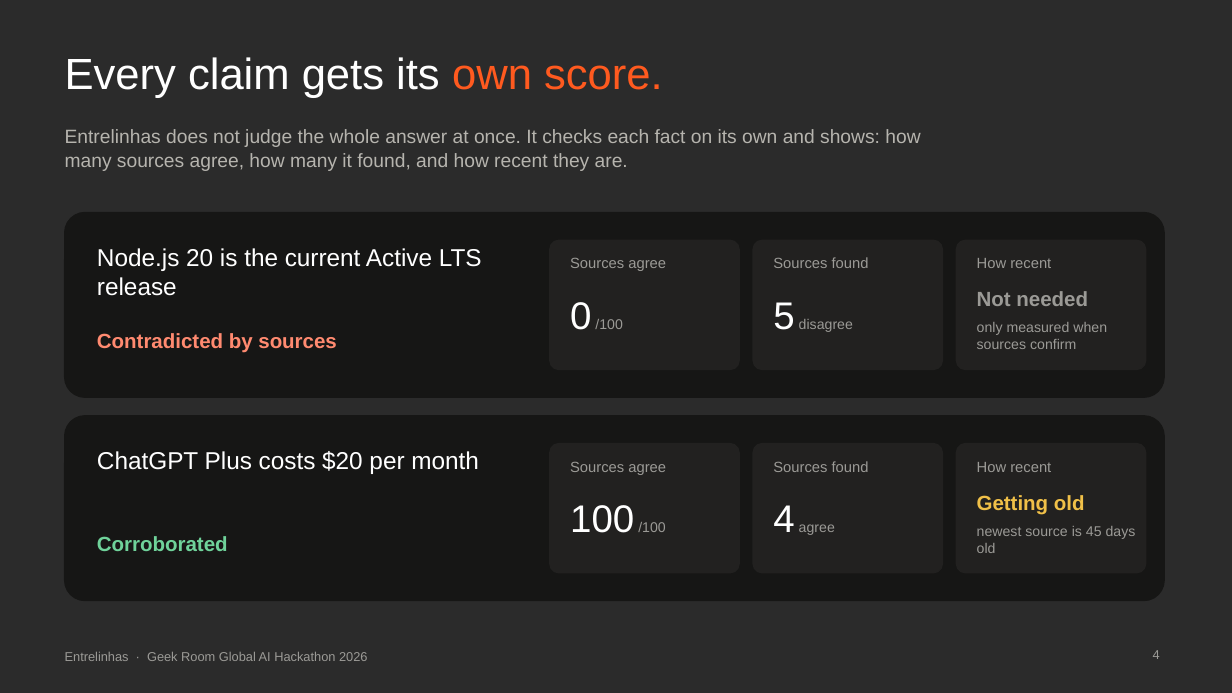
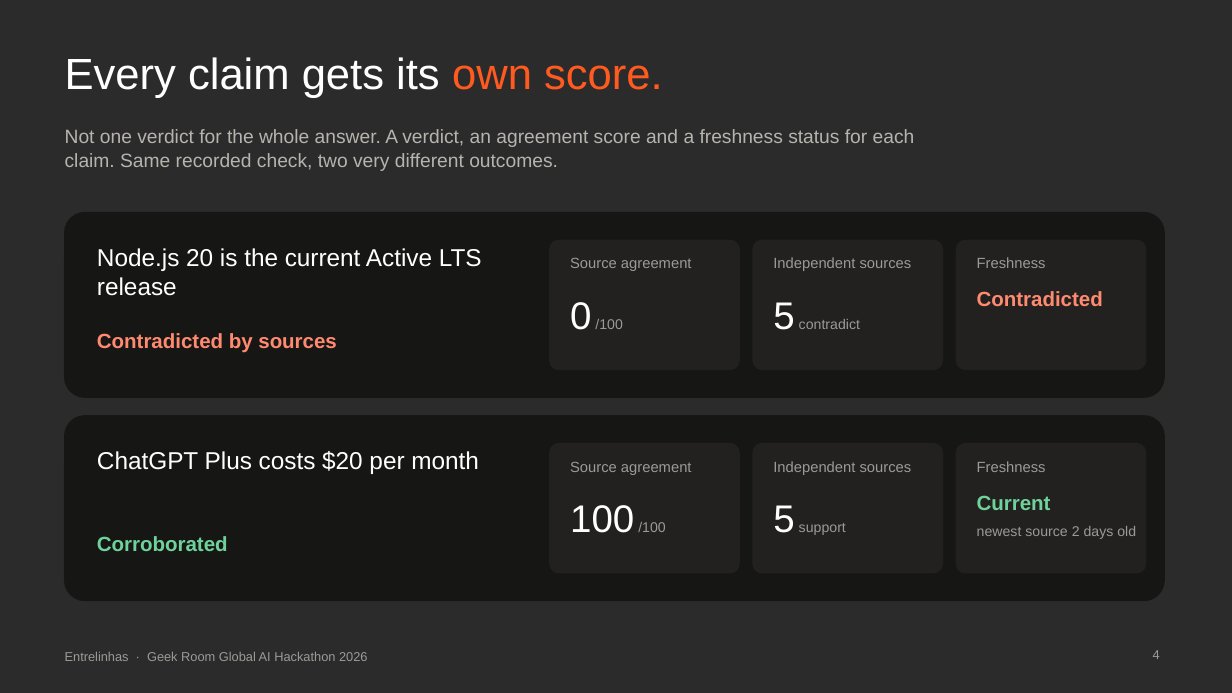
Before and after one commit to contatoalicecandido-lab/entrelinhas, a slide deck: slide 4 of submission/Entrelinhas_Pitch_Deck.pptx. Drawn at 1232x693 pixels with LibreOffice and Linux fonts; fonts in the diff are those of the drawing; background and template pictures are left out; a plain dark background stands for a picture behind light text. Boxes give left, top, right and bottom in pixels: in the first picture for what was removed or moved away, otherwise in the second. Text is boxed around its words. In the diff, an @@ line names an element or a change of style, - is before the commit and + after.

```diff
--- a/submission/Entrelinhas_Pitch_Deck.pptx
+++ b/submission/Entrelinhas_Pitch_Deck.pptx
@@ text at <box>65,129,915,171</box>: text changed @@
-Entrelinhas does not judge the whole answer at once. It checks each fact on its own and shows: how many sources agree, how many it found, and how recent they are.
+Not one verdict for the whole answer. A verdict, an agreement score and a freshness status for each claim. Same recorded check, two very different outcomes.
@@ text at <box>570,258,692,271</box>: text changed @@
-Sources agree
+Source agreement
@@ text at <box>773,257,912,271</box>: text changed @@
-Sources found
+Independent sources
@@ text at <box>977,257,1046,268</box>: text changed @@
-How recent
+Freshness
@@ text at <box>977,291,1103,306</box>: text changed; text colour #9B9A96 to #FF8A70 @@
-Not needed
+Contradicted
@@ text at <box>773,302,860,330</box>: text changed @@
-5 disagree
+5 contradict
@@ text removed at <box>977,322,1107,349</box> @@
-only measured when sources confirm
@@ text at <box>570,462,692,475</box>: text changed @@
-Sources agree
+Source agreement
@@ text at <box>773,461,912,475</box>: text changed @@
-Sources found
+Independent sources
@@ text at <box>977,461,1046,472</box>: text changed @@
-How recent
+Freshness
@@ text at <box>773,505,846,535</box>: text changed @@
-4 agree
+5 support
@@ text at <box>977,495,1051,510</box>: text changed; text colour #F0C048 to #6FD29A @@
-Getting old
+Current
@@ text at <box>977,526,1136,539</box>: text changed @@
-newest source is 45 days old
+newest source 2 days old
```
Also in this commit, not shown: 13 other slides changed, 1 slide added, 1 slide removed, 2 other files.
